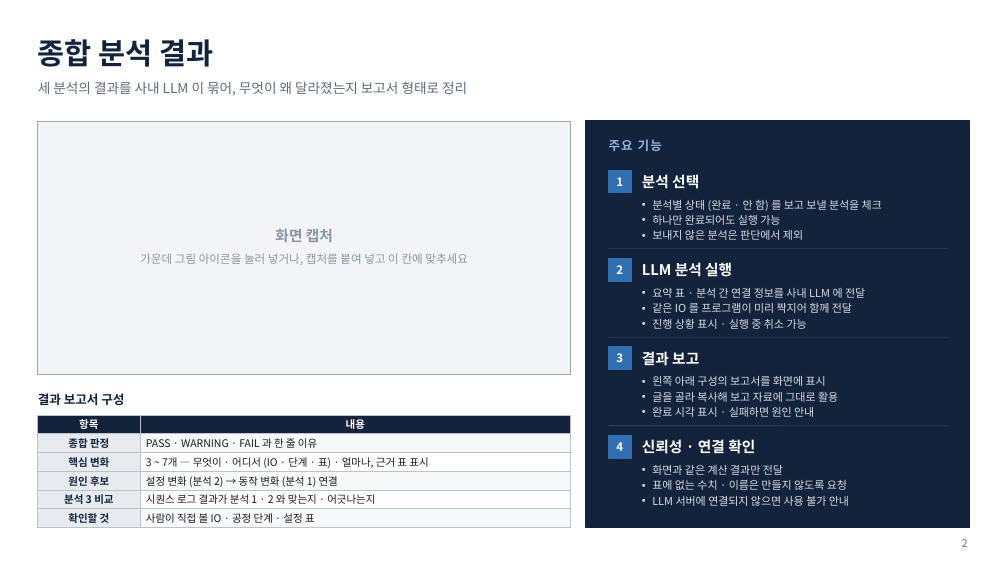
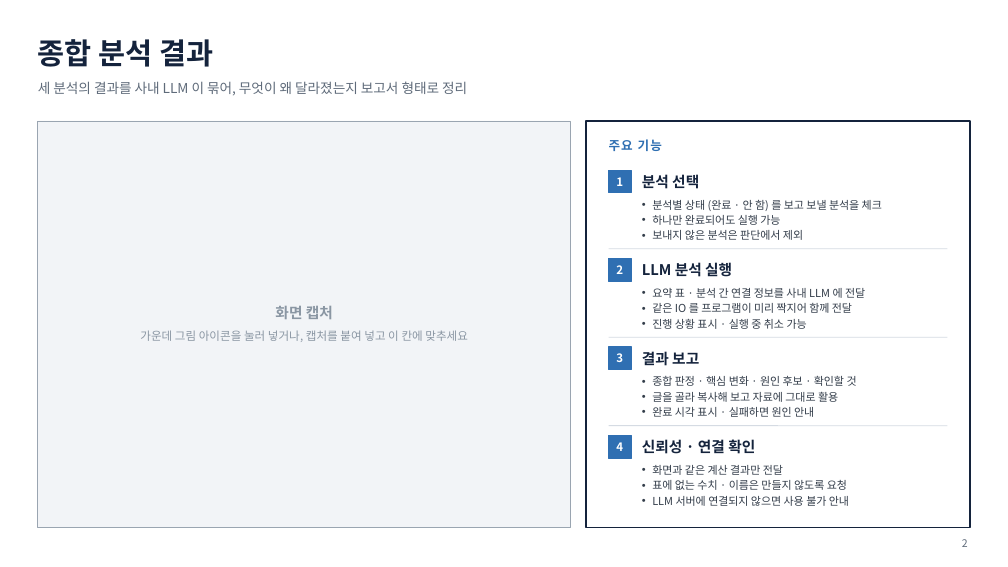
Before and after one commit to sssfffd/rookie2, a slide deck: slide 2 of docs/presentation/LogScope-주요기능-오버뷰-종합분석.pptx. Drawn at 1008x567 pixels with LibreOffice and Linux fonts; fonts in the diff are those of the drawing. Boxes give left, top, right and bottom in pixels: in the first picture for what was removed or moved away, otherwise in the second. Text is boxed around its words. In the diff, an @@ line names an element or a change of style, - is before the commit and + after.

```diff
--- a/docs/presentation/LogScope-주요기능-오버뷰-종합분석.pptx
+++ b/docs/presentation/LogScope-주요기능-오버뷰-종합분석.pptx
@@ rectangle: place and size @@
-rectangle at <box>38,121,571,374</box>
+rectangle at <box>38,121,571,528</box>
@@ rectangle at <box>586,121,970,528</box>: fill #14233C to #FFFFFF; outline #14233C 1 pt to #14233C 1.25 pt @@
@@ text "주요 기능" at <box>609,139,662,151</box>: text colour #8FB3DE to #2F6FB2 @@
@@ line (609, 249) - (948, 249): stroke #2C3E5C 0.75 pt to #D5DBE3 0.75 pt @@
@@ text "화면 캡처": place and size @@
-text "화면 캡처" at <box>275,229,333,242</box>
+text "화면 캡처" at <box>275,306,333,319</box>
@@ text "가운데 그림 아이콘을 눌러 넣거나, ...": place and size @@
-text "가운데 그림 아이콘을 눌러 넣거나, ..." at <box>140,253,468,265</box>
+text "가운데 그림 아이콘을 눌러 넣거나, ..." at <box>140,330,468,342</box>
@@ line (609, 337) - (948, 337): stroke #2C3E5C 0.75 pt to #D5DBE3 0.75 pt @@
@@ text at <box>652,376,857,386</box>: text changed; text colour #D5DBE3 to #333D4A @@
-• 왼쪽 아래 구성의 보고서를 화면에 표시
+• 종합 판정 · 핵심 변화 · 원인 후보 · 확인할 것
@@ text removed at <box>38,393,124,405</box> @@
-결과 보고서 구성
@@ table removed at <box>38,415,571,527</box>, 6 rows, 2 columns @@
-항목 | 내용
-종합 판정 | PASS · WARNING · FAIL 과 한 줄 이유
-핵심 변화 | 3 ~ 7개 — 무엇이 · 어디서 (IO · 단계 · 표) · 얼마나, 근거 표 표시
-원인 후보 | 설정 변화 (분석 2) → 동작 변화 (분석 1) 연결
-분석 3 비교 | 시퀀스 로그 결과가 분석 1 · 2 와 맞는지 · 어긋나는지
-확인할 것 | 사람이 직접 볼 IO · 공정 단계 · 설정 표
@@ text at <box>652,392,838,417</box>: text colour #D5DBE3 to #333D4A in "글을 골라 복사해 보고 자료에 그대로 활용", "완료 시각 표시 · 실패하면 원인 안내" @@
@@ line (609, 426) - (948, 426): stroke #2C3E5C 0.75 pt to #D5DBE3 0.75 pt @@
@@ text colour #FFFFFF to #14233C in 4 elements at <box>642,174,699,189</box>, <box>642,262,732,277</box>, <box>642,351,699,366</box>, <box>642,439,755,454</box> @@
@@ text colour #D5DBE3 to #333D4A in 3 elements at <box>652,200,882,240</box>, <box>652,288,865,329</box>, <box>652,465,849,506</box> @@
```
Also in this commit, not shown: 1 other slide changed, 3 other files.
